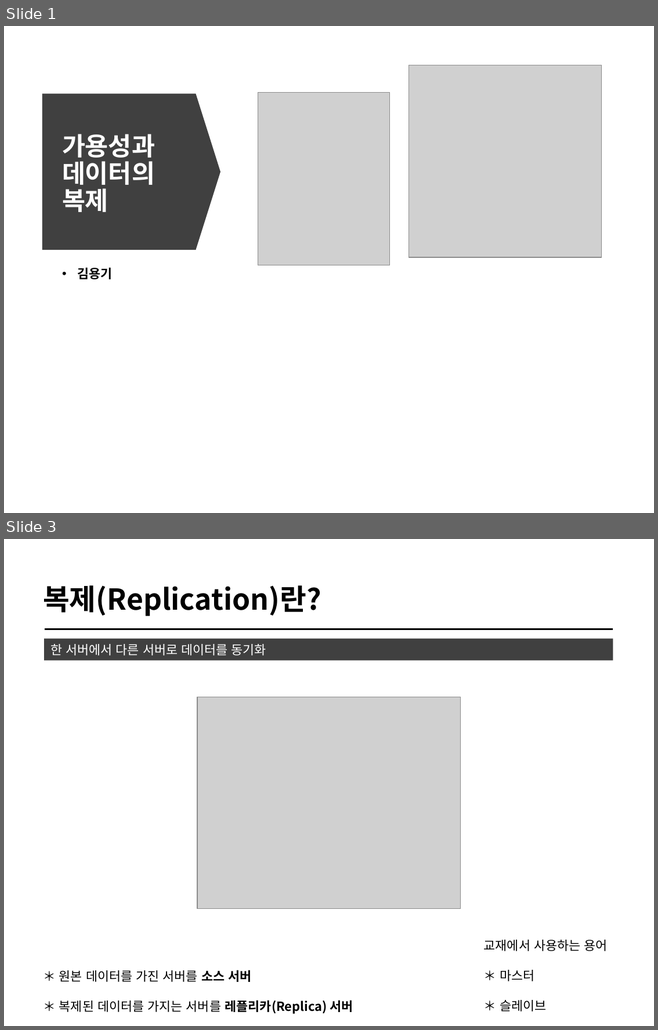
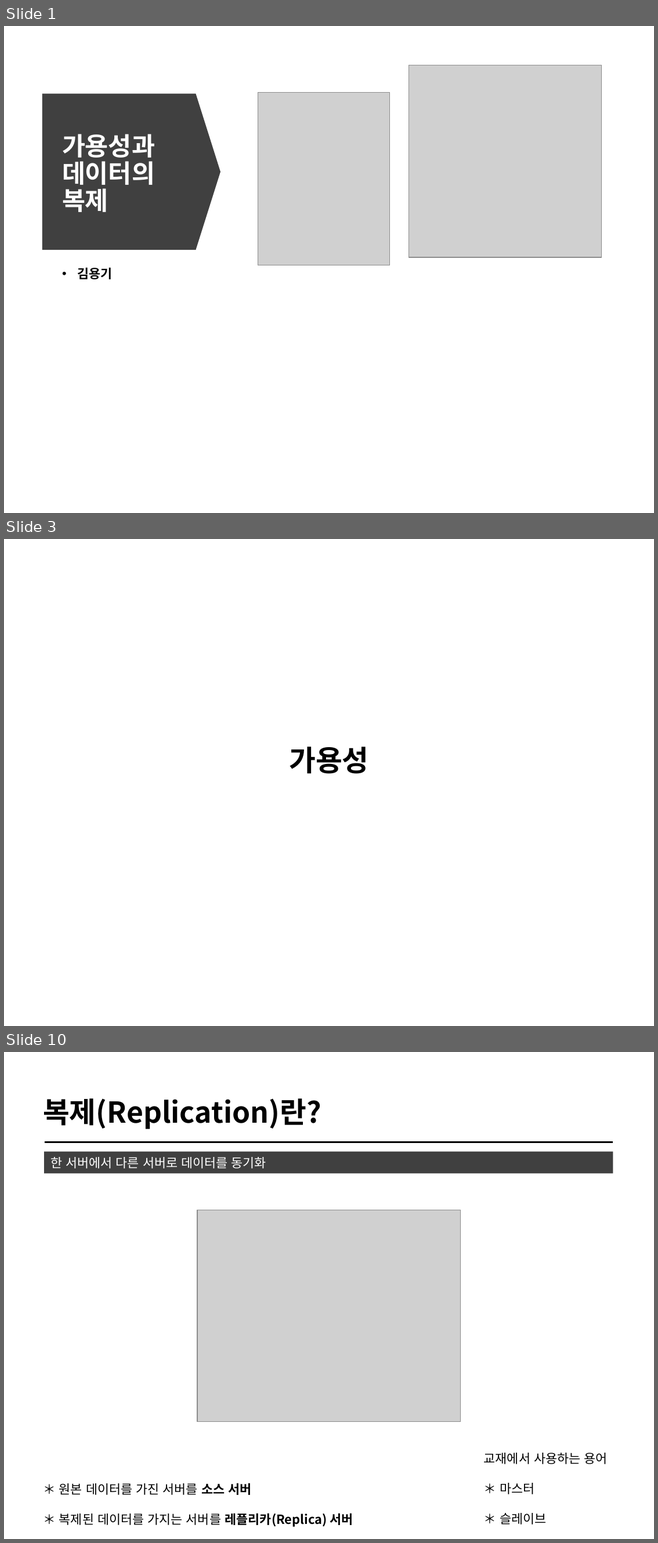
Before and after one commit to cs-study-org/cs-study, a slide deck: 23/yongki/Availability&Replication.pptx. Shown one above the other, each under a label of ours: slides 1 and 3 before the commit, slides 1, 3 and 10 after it; the slides between them are not shown. The pictures are 658x1030 and 658x1543 pixels, drawn with LibreOffice and Linux fonts; fonts in the diff are those of the drawing; grey boxes stand for pictures. Boxes give left, top, right and bottom in pixels: in the first picture for what was removed or moved away, otherwise in the second. Text is boxed around its words. In the diff, an @@ line names an element or a change of style, - is before the commit and + after.

```diff
--- a/23/yongki/Availability&Replication.pptx
+++ b/23/yongki/Availability&Replication.pptx
@@ slide 3 added at (x1=4, y1=539, x2=654, y2=1026), background #FFFFFF @@
@@ text added at (x1=289, y1=747, x2=368, y2=774), 32 pt, text #000000, bold @@
+가용성
@@ what was slide 3 is now slide 10 @@
```
Also in this commit, not shown: 6 slides changed, 8 other slides added, 1 other file.
